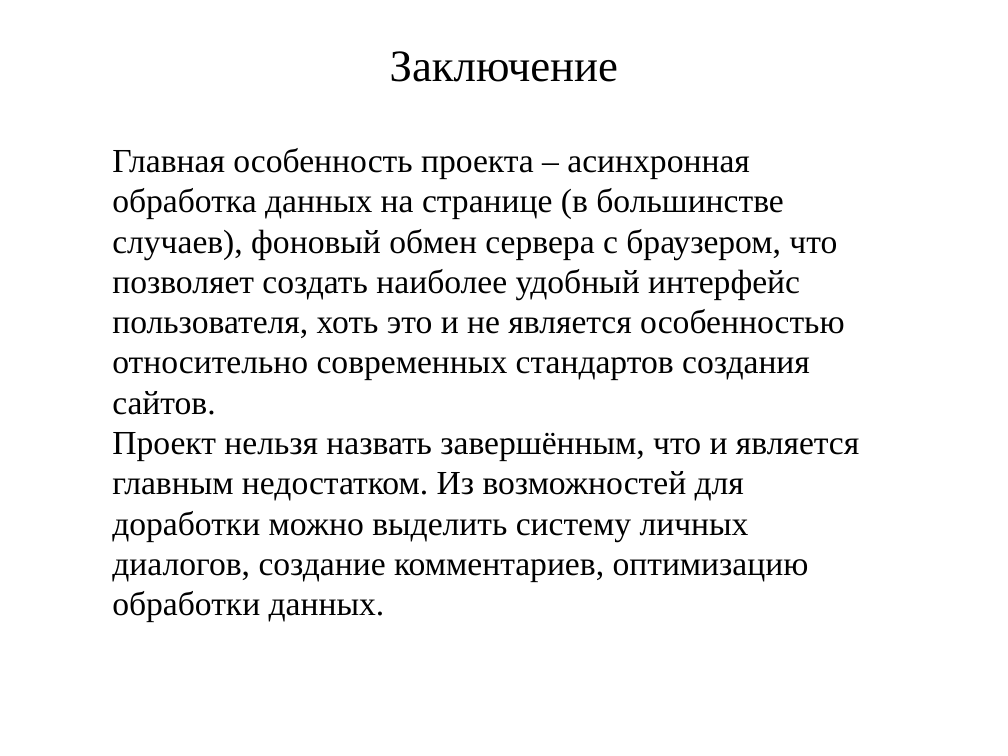
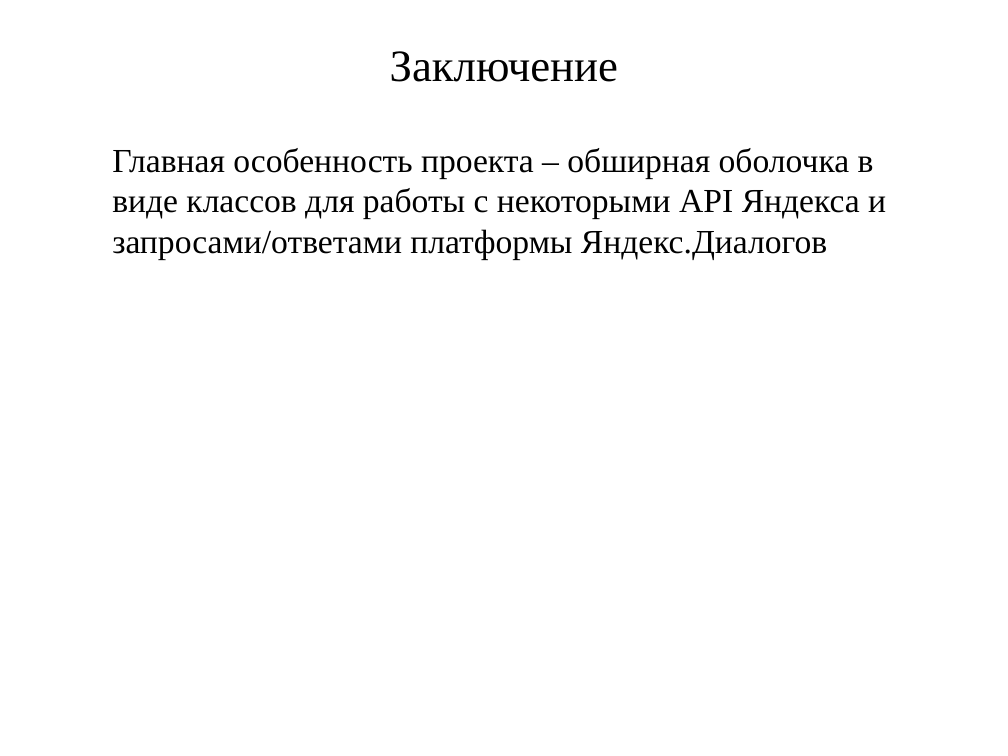
Before and after one commit to alexe-mgn/Alice-maps-API-skill, a slide deck: slide 5 of Project.ppt. Drawn at 1008x756 pixels with LibreOffice and Linux fonts; fonts in the diff are those of the drawing; background and template pictures are left out. Boxes give left, top, right and bottom in pixels: in the first picture for what was removed or moved away, otherwise in the second. Text is boxed around its words. In the diff, an @@ line names an element or a change of style, - is before the commit and + after.

```diff
--- a/Project.ppt
+++ b/Project.ppt
@@ text at <box>112,148,886,259</box>: text changed @@
-Главная особенность проекта – асинхронная обработка данных на странице (в большинстве случаев), фоновый обмен сервера с браузером, что позволяет создать наиболее удобный интерфейс пользователя, хоть это и не является особенностью относительно современных стандартов создания сайтов.
-Проект нельзя назвать завершённым, что и является главным недостатком. Из возможностей для доработки можно выделить систему личных диалогов, создание комментариев, оптимизацию обработки данных.
+Главная особенность проекта – обширная оболочка в виде классов для работы с некоторыми API Яндекса и запросами/ответами платформы Яндекс.Диалогов
```
Also in this commit, not shown: 4 other files.
